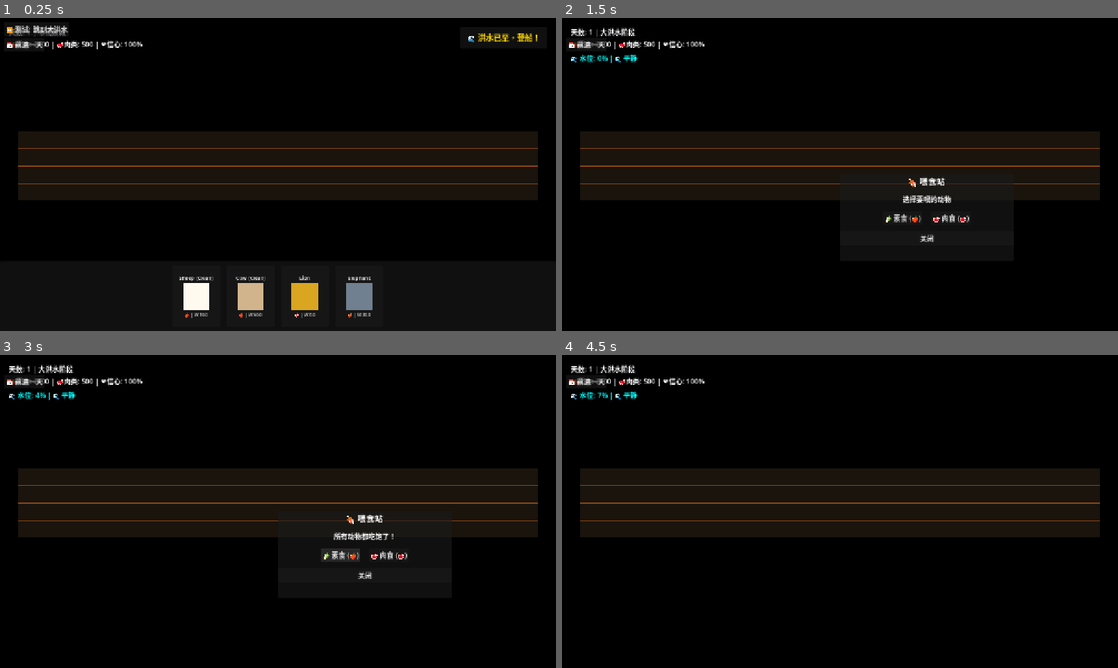
Above: before the commit, frames 1-4 (two rows, left to right).
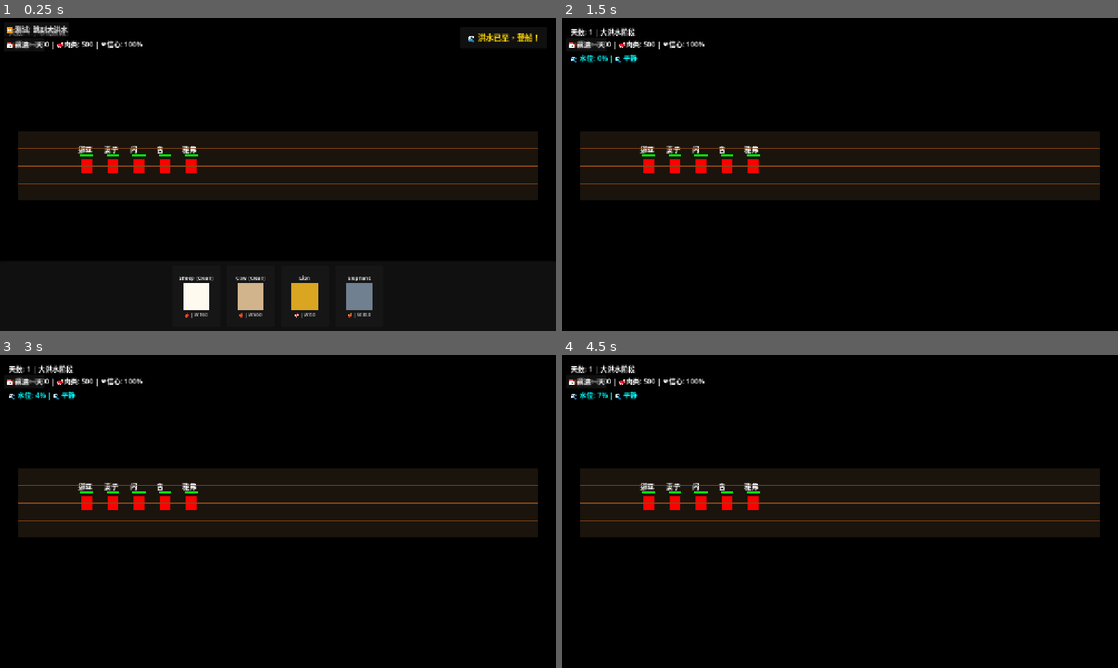
Above: after the commit, the same moments.

Repository: AirtisTech/project_covenant1
Game: Godot game, scene res://scenes/world/ark_scene.tscn
Two runs of this game, one before a commit and one after it. Both use one fixed random seed, a clock stepped at 60 frames per second and the inputs below.
Inputs (mouse positions are in pixels of both pictures, inside the frame that each line leads up to):
- Up to frame 1 (0.25 s): no input
- Up to frame 2 (1.5 s): click "🌊 洪水已至，登船！" at 0.5 s; click "⏩ 测试: 跳到大洪水" at 1.25 s
- Up to frame 3 (3 s): click "📅 前进一天" at 2 s; click (339, 555) at 2.75 s, where only the run before the commit has a clickable "🥬 素食 (🍎)"
- Up to frame 4 (4.5 s): click (951, 555) at 3.5 s, where only the run before the commit has a clickable "🥩 肉食 (🥩)"; click (928, 574) at 4.25 s, where only the run before the commit has a clickable "关闭"

The runs differ from the first frame. In frame 1, 0.7% of the frame differs, in the area x 14-36%, y 40-50%; in frame 2, 1.3%; in frame 3, 1.5%, in the area x 14-82%, y 40-72%; in frame 4, 0.7%.

Commit message:
Add Noah's family and auto-feeding system
- FamilyManager: spawns 5 family members (Noah, wife, Shem, Ham, Japheth)
- Family members automatically seek feeding tasks when animals are hungry
- Removed feeding panel UI (not needed)
- Updated human.gd to handle FEED and CLEAN tasks

Diff:
--- a/project.godot
+++ b/project.godot
@@ -24,6 +24,7 @@
 PhaseManager="*res://scripts/globals/phase_manager.gd"
 AnimalSurvival="*res://scripts/globals/animal_survival.gd"
 DisasterSystem="*res://scripts/globals/disaster_system.gd"
+FamilyManager="*res://scripts/globals/family_manager.gd"
 TaskManager="*res://scripts/globals/task_manager.gd"
 GameManager="*res://scripts/globals/game_manager.gd"
 SelectionManager="*res://scripts/globals/selection_manager.gd"
--- a/scenes/world/ark_scene.tscn
+++ b/scenes/world/ark_scene.tscn
@@ -7,7 +7,6 @@
 [ext_resource type="Script" path="res://scripts/ui/drag_receiver.gd" id="5_drag"]
 [ext_resource type="Script" path="res://scripts/world/water_visual.gd" id="6_water"]
 [ext_resource type="Script" path="res://scripts/ui/dev_test_panel.gd" id="7_dev"]
-[ext_resource type="Script" path="res://scripts/ui/feeding_panel.gd" id="8_feed"]
 [ext_resource type="Script" path="res://scripts/ui/animal_detail_panel.gd" id="9_detail"]
 
 [node name="ArkInterior" type="Node2D"]
@@ -120,15 +119,6 @@
 offset_bottom = 100.0
 script = ExtResource("7_dev")
 
-[node name="FeedingPanel" type="Control" parent="CanvasLayer"]
-layout_mode = 3
-anchors_preset = 15
-anchor_right = 1.0
-anchor_bottom = 1.0
-grow_horizontal = 2
-grow_vertical = 2
-script = ExtResource("8_feed")
-
 [node name="DetailPanel" type="Control" parent="CanvasLayer"]
 layout_mode = 3
 anchors_preset = 0
--- a/scripts/entities/human.gd
+++ b/scripts/entities/human.gd
@@ -1,4 +1,7 @@
 extends CharacterBody2D
+
+# 预加载
+const TaskDataClass = preload("res://scripts/resources/task_data.gd")
 
 @export var move_speed: float = 120.0
 @export var agent_name: String = "Noah"
@@ -11,7 +14,7 @@
 enum State { IDLE, MOVING, WORKING, EXHAUSTED }
 var current_state: State = State.IDLE
 
-var current_task: TaskData = null
+var current_task = null
 var current_path: PackedVector2Array = []
 var selection_visual: ColorRect
 var stamina_bar: ColorRect
@@ -122,8 +125,44 @@
 		current_path.remove_at(0)
 
 func _do_work(_delta):
-	# 模拟工作中...
-	pass
+	# 检查当前任务类型
+	if current_task:
+		match current_task.type:
+			TaskDataClass.Type.FEED:
+				_do_feeding()
+			TaskDataClass.Type.CLEAN:
+				_do_cleaning()
+
+func _do_feeding():
+	# 找到任务对应的动物
+	var target = current_task.target_node
+	if target and is_instance_valid(target):
+		var species = target.get_meta("species")
+		if species:
+			var food_type = "veg"
+			if species.diet == 1:  # CARNIVORE
+				food_type = "meat"
+
+			# 喂食
+			var survival = get_node_or_null("/root/AnimalSurvival")
+			if survival:
+				survival.feed_animal(target, food_type)
+				print("🍖 ", agent_name, " 喂食了 ", species.species_name)
+
+	# 完成任务
+	_complete_task()
+
+func _do_cleaning():
+	# 清理工作
+	print("🧹 ", agent_name, " 正在清理")
+	_complete_task()
+
+func _complete_task():
+	var tm = get_node_or_null("/root/TaskManager")
+	if tm and current_task:
+		tm.call("complete_task", current_task)
+	current_task = null
+	current_state = State.IDLE
 
 func _go_to_sleep():
 	current_state = State.EXHAUSTED
--- a/scripts/globals/animal_survival.gd
+++ b/scripts/globals/animal_survival.gd
@@ -1,4 +1,7 @@
 extends Node
+
+# 预加载
+const TaskDataClass = preload("res://scripts/resources/task_data.gd")
 
 # 动物生存系统
 # 管理所有动物的饥饿、健康、信仰流失
@@ -73,6 +76,34 @@
 	daily_survival_report.emit(hungry_count, healthy_count, dead_count)
 	print("📊 Daily Report - Hungry: %d, Healthy: %d, Dead: %d" % [hungry_count, healthy_count, dead_count])
 
+	# 如果有饥饿的动物，创建喂食任务
+	if hungry_count > 0:
+		_create_feeding_tasks()
+
+func _create_feeding_tasks():
+	var tm = get_node_or_null("/root/TaskManager")
+	if not tm:
+		return
+
+	# 为每只饥饿的动物创建喂食任务
+	for animal in animals:
+		if not is_instance_valid(animal):
+			continue
+
+		var hunger = animal.get_meta("hunger", 0.0)
+		if hunger > 50:
+			var species = animal.get_meta("species")
+			if species:
+				# 根据动物食性创建任务
+				var food_type = "veg"
+				if species.diet == 1:  # CARNIVORE
+					food_type = "meat"
+
+				# 使用动物的世界位置作为任务位置
+				var task_pos = animal.global_position
+				tm.call("add_task", TaskDataClass.Type.FEED, task_pos, 2, animal)
+				print("📝 Created FEED task for ", species.species_name)
+
 func _dead_animal(animal):
 	# 信仰损失
 	var gm = get_node_or_null("/root/GameManager")
--- /dev/null
+++ b/scripts/globals/family_manager.gd
@@ -0,0 +1,42 @@
+extends Control
+
+# 挪亚家庭成员管理
+# 生成并管理方舟上的家庭成员
+
+var family_members: Array = []
+
+const FAMILY_DATA = [
+	{"name": "挪亚", "color": Color.RED},
+	{"name": "妻子", "color": Color.PINK},
+	{"name": "闪", "color": Color.ORANGE},
+	{"name": "含", "color": Color.YELLOW},
+	{"name": "雅弗", "color": Color.CYAN}
+]
+
+func _ready():
+	_spawn_family()
+	print("👨‍👩‍👦‍👦 Noah's family spawned: ", family_members.size(), " members")
+
+func _spawn_family():
+	var ark = get_tree().root.find_child("ArkSystem", true, false)
+	if not ark:
+		return
+
+	var HumanClass = preload("res://scripts/entities/human.gd")
+
+	for i in range(FAMILY_DATA.size()):
+		var data = FAMILY_DATA[i]
+		var human = HumanClass.new()
+		human.agent_name = data["name"]
+		human.position = Vector2(200 + i * 60, 350)
+
+		# 设置颜色
+		for child in human.get_children():
+			if child is ColorRect:
+				child.color = data["color"]
+
+		ark.add_child(human)
+		family_members.append(human)
+
+func get_family_members() -> Array:
+	return family_members
Not shown: 1 places in scenes/world/ark_scene.tscn that only renumber resources
